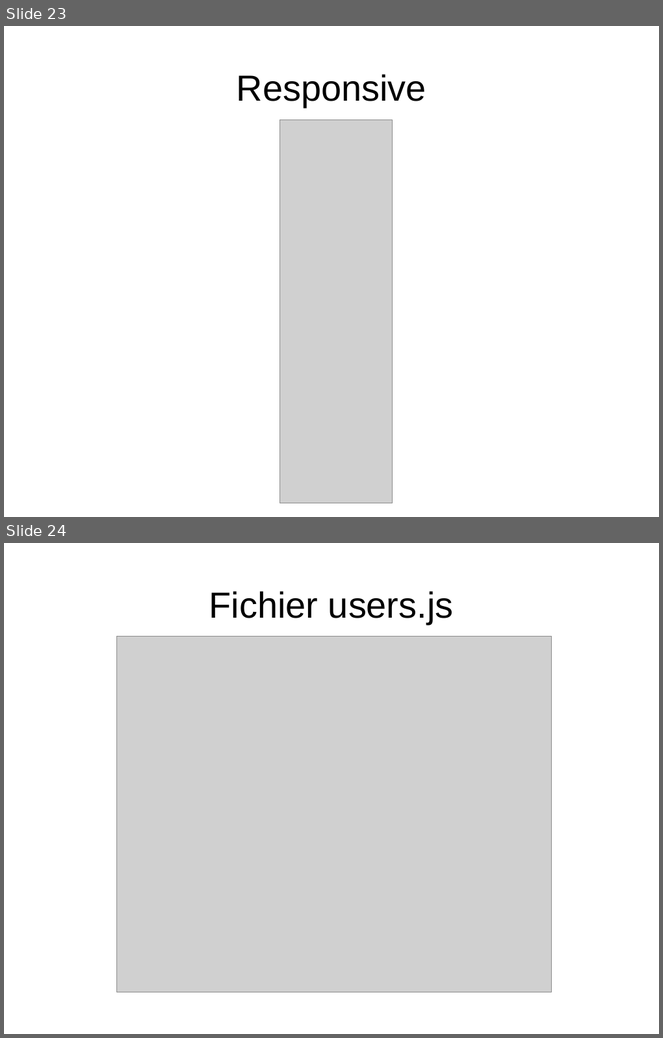
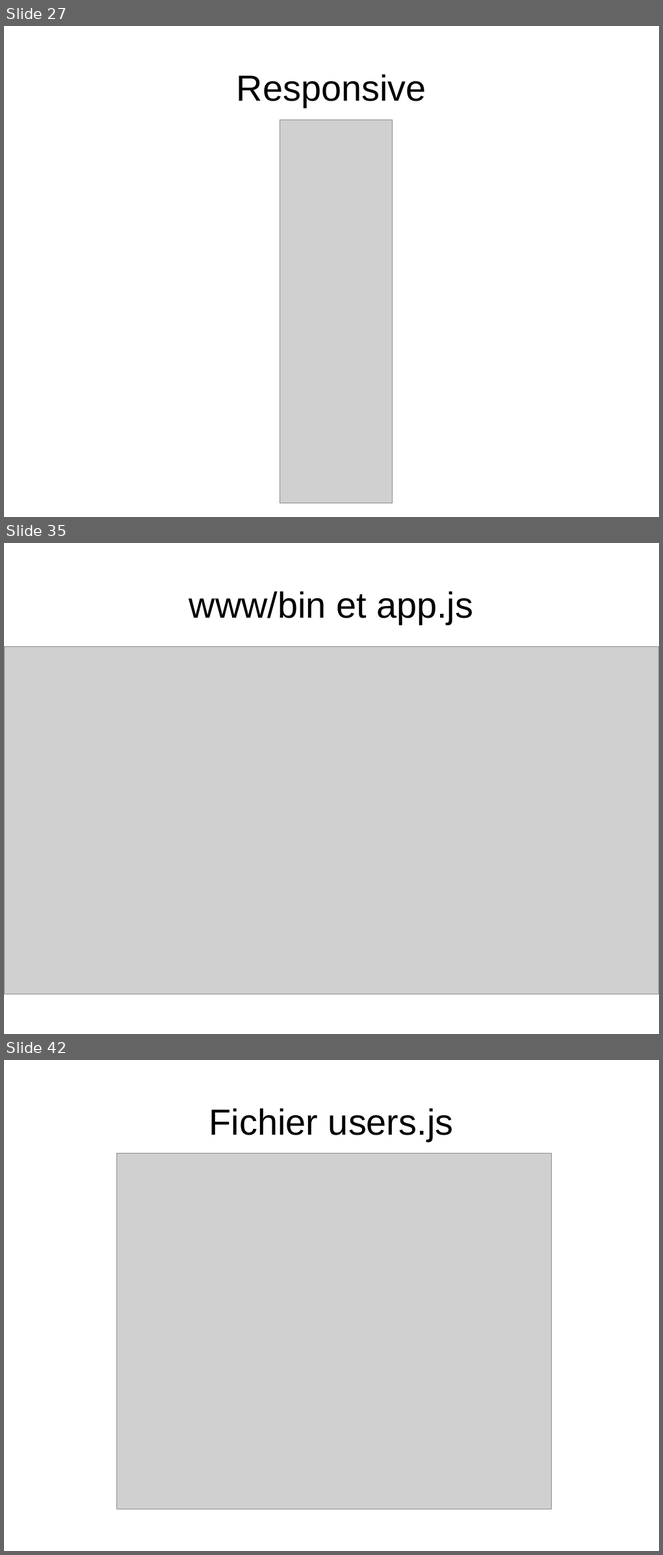
Before and after one commit to YohannBethoule/AnnuaireCollaboratif, a slide deck: doc/diapo_finale.odp. Shown one above the other, each under a label of ours: slides 23 and 24 before the commit, slides 27, 35 and 42 after it; the slides between them are not shown. The pictures are 663x1038 and 663x1555 pixels, drawn with LibreOffice and Linux fonts; fonts in the diff are those of the drawing; grey boxes stand for pictures. Boxes give left, top, right and bottom in pixels: in the first picture for what was removed or moved away, otherwise in the second. Text is boxed around its words. In the diff, an @@ line names an element or a change of style, - is before the commit and + after.

```diff
--- a/doc/diapo_finale.odp
+++ b/doc/diapo_finale.odp
@@ slide 35 added at (x1=4, y1=543, x2=659, y2=1034), background #FFFFFF @@
@@ title added at (x1=189, y1=591, x2=473, y2=624), 44 pt, text #000000 @@
+www/bin et app.js
@@ picture added at (x1=4, y1=647, x2=659, y2=995) @@
@@ what was slide 23 is now slide 27 @@
@@ what was slide 24 is now slide 42 @@
```
Also in this commit, not shown: 17 other slides added.
